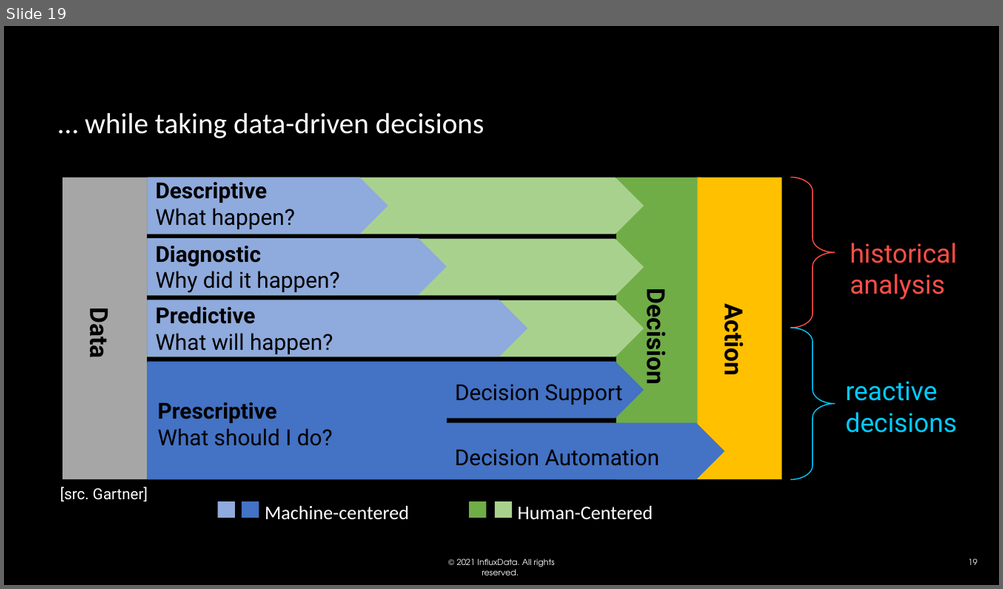
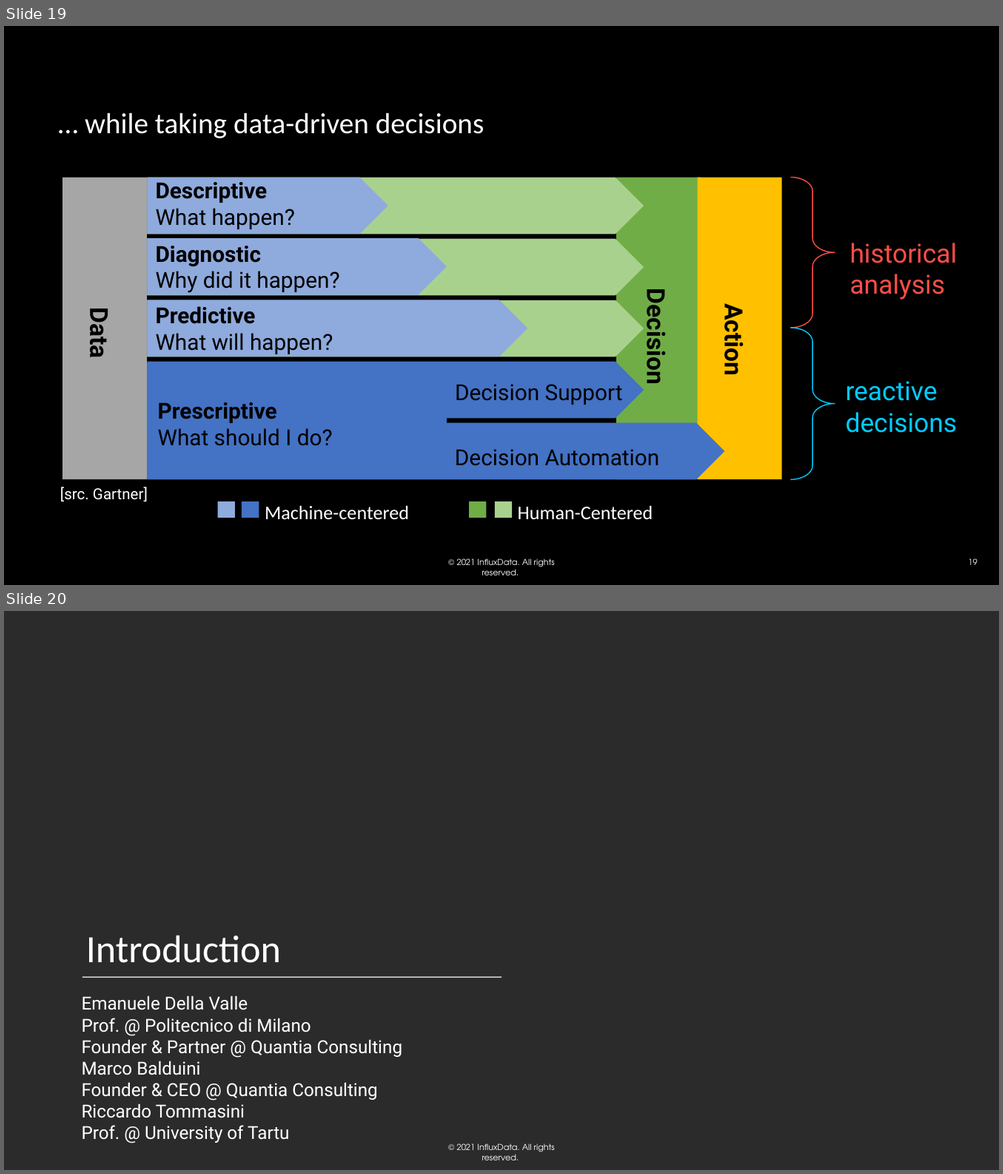
Before and after one commit to influxdata/influxdb-university, a slide deck: Training-material/day 1/01_motivation.pptx. Shown one above the other, each under a label of ours: slide 19 before the commit, slides 19 and 20 after it. The pictures are 1003x589 and 1003x1174 pixels, drawn with LibreOffice and Linux fonts; fonts in the diff are those of the drawing; background and template pictures are left out; a plain dark background stands for a picture behind light text. Boxes give left, top, right and bottom in pixels: in the first picture for what was removed or moved away, otherwise in the second. Text is boxed around its words. In the diff, an @@ line names an element or a change of style, - is before the commit and + after.

```diff
--- a/Training-material/day 1/01_motivation.pptx
+++ b/Training-material/day 1/01_motivation.pptx
@@ slide 20 added at (4,611,999,1170), background picture (left out); not listed: 1 template element that a slide beside it also shows @@
@@ title added at (86,935,281,963), 28 pt, text #FFFFFF @@
+Introduction
@@ line added from (82, 977) to (501, 977), #FFFFFF 0.75 pt @@
@@ line added from (82, 977) to (501, 977), #FFFFFF 0.75 pt @@
@@ text added at (82,996,403,1143), 13 pt, text #FFFFFF @@
+Emanuele Della Valle
+Prof. @ Politecnico di Milano
+Founder & Partner @ Quantia Consulting
+Marco Balduini
+Founder & CEO @ Quantia Consulting
+Riccardo Tommasini
+Prof. @ University of Tartu
```
Also in this commit, not shown: 5 slides changed, 1 other slide added, 2 slides removed, 25 other files.
